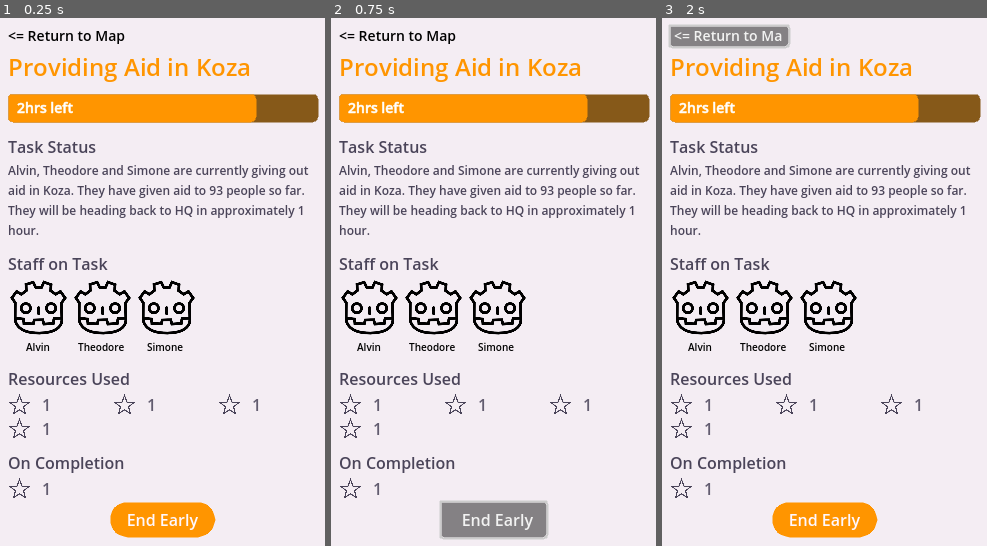
Above: before the commit, frames 1-3 (left to right).
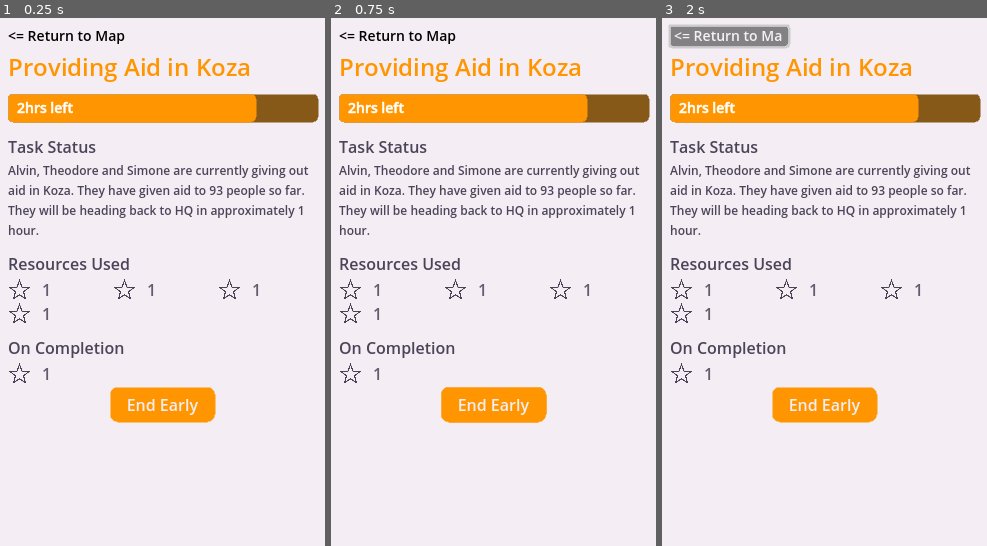
Above: after the commit, the same moments.

Repository: carabowes/Luscinia
Game: Godot game, scene res://scenes/task_details.tscn
Two runs of this game, one before a commit and one after it. Both use one fixed random seed, a clock stepped at 60 frames per second and the inputs below. This scene is started directly instead of the project's main scene.
Inputs:
- Up to frame 1 (0.25 s): no input
- Up to frame 2 (0.75 s): click "End Early" at 0.5 s
- Up to frame 3 (2 s): click "<= Return to Map" at 1.25 s

The runs differ from the first frame. In frame 1, 8.1% of the frame differs, in the area x 2-80%, y 45-99%; in frame 2, 8.4%; in frame 3, 8.1%.

Commit message:
Themes and Scope Change
Refs #60

Added themes to the UI so its easier to repeat.
Some extra clean up with some unused script that are no longer needed
for the UI.
Changing scope, so that staff on task and task log are currently not
needed in the task page. This should greatly increase the chance of
getting a working prototype by the next sprint.

Diff:
--- a/luscinia/project.godot
+++ b/luscinia/project.godot
@@ -25,6 +25,10 @@
 window/stretch/aspect="keep_width"
 window/handheld/orientation=1
 
+[dotnet]
+
+project/assembly_name="Luscinia"
+
 [input_devices]
 
 pointing/emulate_touch_from_mouse=true
--- /dev/null
+++ b/luscinia/resources/ui/themes/details_page_theme.tres
@@ -0,0 +1,16 @@
+[gd_resource type="Theme" load_steps=2 format=3 uid="uid://bau28uma7h4s8"]
+
+[ext_resource type="StyleBox" uid="uid://xav1djfvn3g8" path="res://resources/ui/themes/orange_buttons.tres" id="1_hnlvl"]
+
+[resource]
+Button/colors/font_color = Color(0.956863, 0.929412, 0.952941, 1)
+Button/colors/font_focus_color = Color(0.956863, 0.929412, 0.952941, 1)
+Button/colors/font_hover_color = Color(0.956863, 0.929412, 0.952941, 1)
+Button/colors/font_hover_pressed_color = Color(0.956863, 0.929412, 0.952941, 1)
+Button/colors/font_pressed_color = Color(0.956863, 0.929412, 0.952941, 1)
+Button/styles/disabled = ExtResource("1_hnlvl")
+Button/styles/focus = ExtResource("1_hnlvl")
+Button/styles/hover = ExtResource("1_hnlvl")
+Button/styles/normal = ExtResource("1_hnlvl")
+Button/styles/pressed = ExtResource("1_hnlvl")
+Label/colors/font_color = Color(0.317647, 0.294118, 0.372549, 1)
--- /dev/null
+++ b/luscinia/resources/ui/themes/orange_buttons.tres
@@ -0,0 +1,8 @@
+[gd_resource type="StyleBoxFlat" format=3 uid="uid://xav1djfvn3g8"]
+
+[resource]
+bg_color = Color(1, 0.584314, 0, 1)
+corner_radius_top_left = 8
+corner_radius_top_right = 8
+corner_radius_bottom_right = 8
+corner_radius_bottom_left = 8
--- a/luscinia/scenes/task_details.tscn
+++ b/luscinia/scenes/task_details.tscn
@@ -1,9 +1,9 @@
-[gd_scene load_steps=18 format=3 uid="uid://fwblpvq8owlw"]
+[gd_scene load_steps=18 format=3 uid="uid://b4vjsqw6fc5tj"]
 
 [ext_resource type="Script" path="res://nodes/time_progress_bar.gd" id="1_stskc"]
 [ext_resource type="PackedScene" uid="uid://4bvycj7ktd5x" path="res://nodes/task_details/staff_on_task.tscn" id="2_ykrfx"]
 [ext_resource type="Texture2D" uid="uid://dg01boigrppxu" path="res://resources/ui/starTaskIcon.png" id="3_yid0v"]
-[ext_resource type="StyleBox" uid="uid://wlfk11s2ym4x" path="res://resources/ui/themes/primary_accent.tres" id="4_r3l8y"]
+[ext_resource type="Theme" uid="uid://bau28uma7h4s8" path="res://resources/ui/themes/details_page_theme.tres" id="4_yi0aj"]
 
 [sub_resource type="StyleBoxFlat" id="StyleBoxFlat_swbtu"]
 bg_color = Color(0.956863, 0.929412, 0.952941, 1)
@@ -163,11 +163,13 @@
 autowrap_mode = 2
 
 [node name="PaddingBar3" type="Panel" parent="Panel/ScrollContainer/MarginContainer/VBoxContainer"]
+visible = false
 modulate = Color(1, 1, 1, 0)
 custom_minimum_size = Vector2(0, 5)
 layout_mode = 2
 
 [node name="StaffOnTaskTitle" type="Label" parent="Panel/ScrollContainer/MarginContainer/VBoxContainer"]
+visible = false
 custom_minimum_size = Vector2(0, 10)
 layout_mode = 2
 text = "Staff on Task"
@@ -175,6 +177,7 @@
 autowrap_mode = 2
 
 [node name="StaffOnTask2" parent="Panel/ScrollContainer/MarginContainer/VBoxContainer" instance=ExtResource("2_ykrfx")]
+visible = false
 layout_mode = 2
 
 [node name="PaddingBar4" type="Panel" parent="Panel/ScrollContainer/MarginContainer/VBoxContainer"]
@@ -420,6 +423,5 @@
 layout_mode = 2
 size_flags_horizontal = 4
 size_flags_vertical = 4
-theme_override_colors/font_color = Color(0.996078, 0.968627, 1, 1)
-theme_override_styles/normal = ExtResource("4_r3l8y")
+theme = ExtResource("4_yi0aj")
 text = "    End Early    "
--- a/luscinia/scripts/StaffEntry.gd
+++ /dev/null
@@ -1,9 +0,0 @@
-class_name StaffEntry
-extends Resource
-
-@export var name : String
-@export var image : Texture2D
-
-func _init(name : String, image : Texture2D):
-	self.name = name
-	self.image = image
